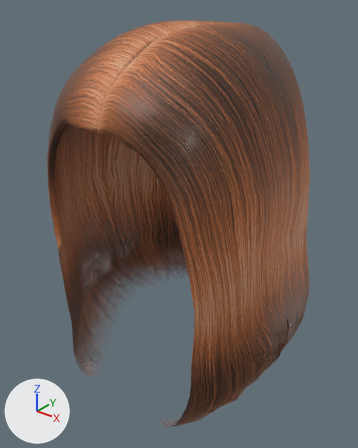
An edit to the glTF model assets/modular/hair/toigo_curled_under_bob_female.glb, drawn before and after from the same camera.
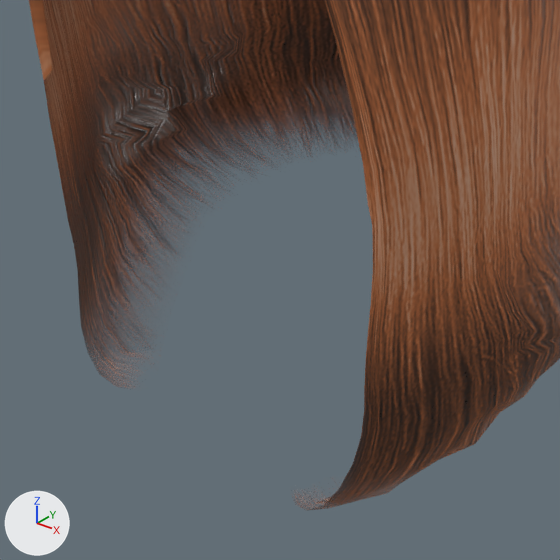
The first picture shows the older version from a 50 mm lens placed at (0.195, -0.283, 1.703), pointed at (-0.006, -0.032, 1.548). The close-ups show the older and then the newer version on the part from 11% to 76% of the width and 48% to 100% of the height of that picture. Only the edits that show in the close-ups are written down. Every picture has the same lights, and +X, +Y and +Z are marked at lower left.

The older version as bpy lines, for what is in view:
```python
ob_human_toigo_curled_under_bob = bpy.data.objects.new('Human.toigo_curled_under_bob', me_bob_curled_under)
ob_human_toigo_curled_under_bob.location = (0.0, 0.0, 0.0)
```
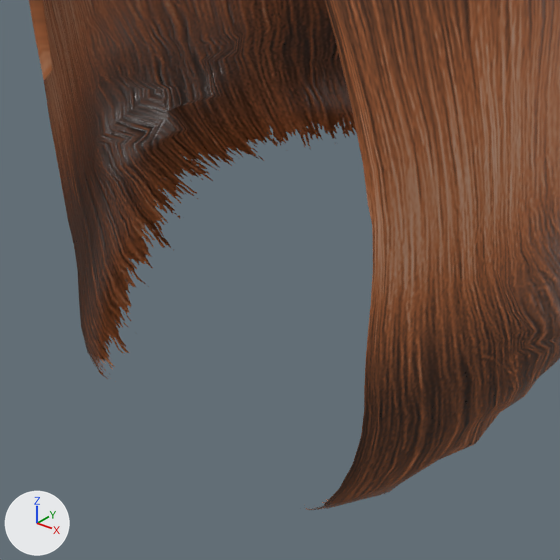
Where the change shows, as pixel boxes [x1, y1, x2, y2] in the close-ups (560 x 560 px):
'Human.toigo_curled_under_bob', surface changed: [80, 96, 489, 510] in both

What changed in the scene script:
```text
Change mat_human_toigo_curled_under_bob:
    remove # nodes: BsdfPrincipled, Math, NormalMap, OutputMaterial, SeparateColor, TexImage x3
    nodes: BsdfPrincipled, Math x3, NormalMap, OutputMaterial, SeparateColor, TexImage x3
```
